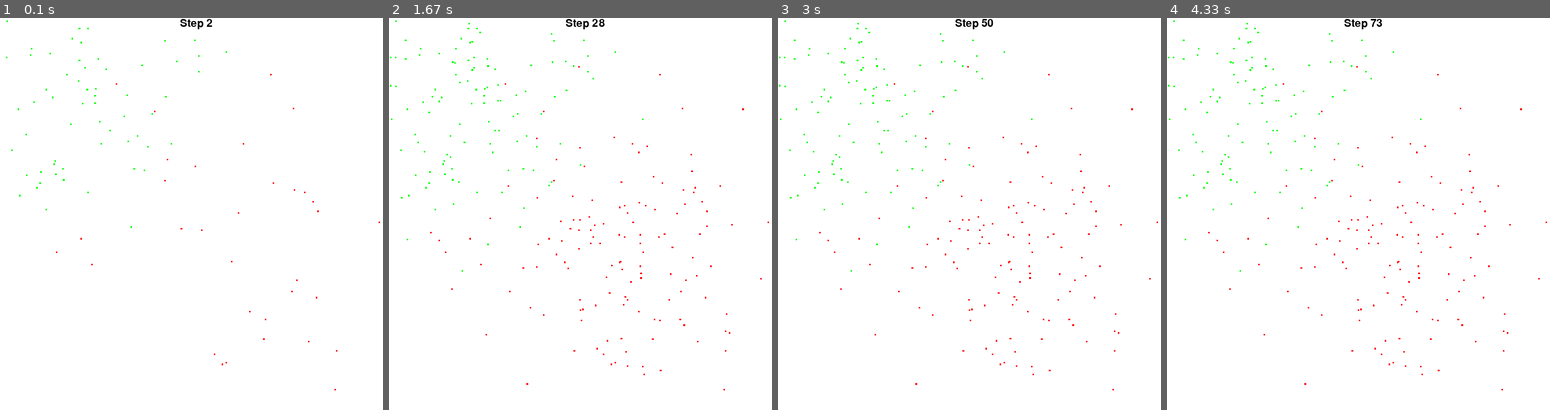
Above: before the commit, frames 1-4 (left to right).
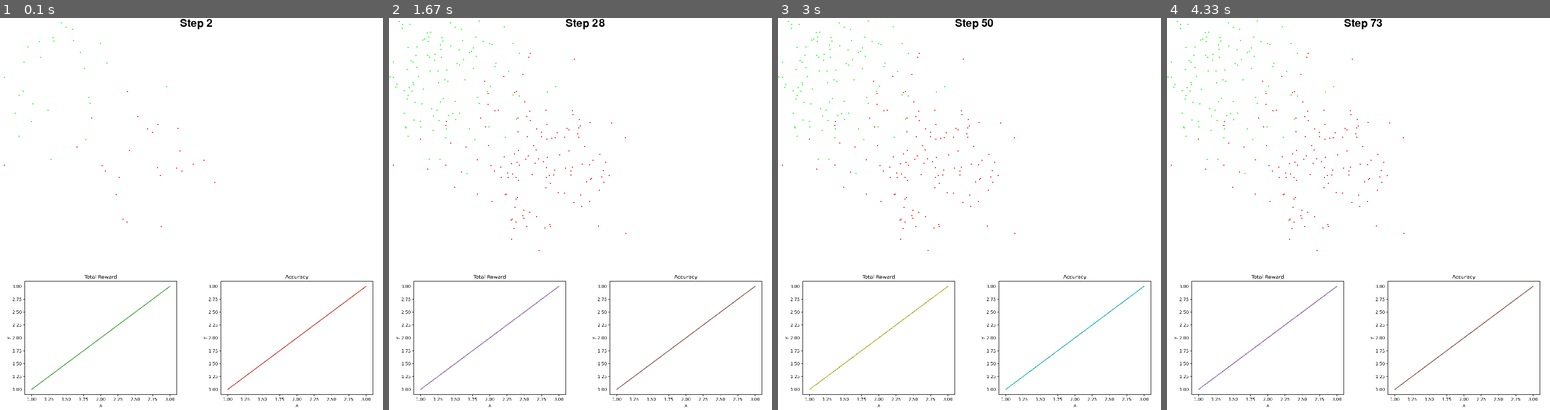
Above: after the commit, the same moments.

Repository: fccoelho/Dengue_Diagnostics
Game: pygame game, started from dengue_envs/envs/dengue_diagnostics.py
The game is run twice, just before and just after one commit, with the same random seed, the same clock (stepped at 60 frames per second) and the same inputs.
Inputs:
- Up to frame 1 (0.1 s): no input
- Up to frame 2 (1.67 s): no input
- Up to frame 3 (3 s): no input
- Up to frame 4 (4.33 s): no input

The runs differ from the first frame. In frame 1, 1.0% of the frame differs, in the area x 1-100%, y 0-100%; in frame 2, 1.4%, in the area x 0-100%, y 0-100%; in frame 3, 1.4%; in frame 4, 1.4%.

Commit message:
Added two plot windows

Diff:
--- a/dengue_envs/data/generator.py
+++ b/dengue_envs/data/generator.py
@@ -54,8 +54,8 @@
         self.chik_dist_y = st.distributions.norm(self.chik_center[1], self.chik_radius)
 
         # Cumulative Incidence curves
-        self.dengue_curve = self._get_epi_curve(R0=2.5)
-        self.chik_curve = self._get_epi_curve(R0=1.5)
+        self.dengue_curve = self._get_epi_curve(R0=1.5)
+        self.chik_curve = self._get_epi_curve(R0=1.2)
 
         self.case_series = []
         # Cases per day as a list of lists
@@ -69,7 +69,7 @@
 
 
 
-    def _get_epi_curve(self, I0=10, R0=2.5):
+    def _get_epi_curve(self, I0=10, R0=1.5):
         """
         Generate an epidemic curve
         returns the Infectious numbers per day
--- a/dengue_envs/envs/dengue_diagnostics.py
+++ b/dengue_envs/envs/dengue_diagnostics.py
@@ -9,6 +9,7 @@
 import pygame
 
 from dengue_envs.data.generator import World
+from dengue_envs.viz import lineplot
 from gymnasium import spaces
 
 
@@ -151,11 +152,15 @@
         self.screen = pygame.display.set_mode(
             size=(800, 800),
             depth=32,
+            flags= pygame.SCALED,
         )
         self.world_surface = pygame.Surface((self.world.size, self.world.size))
         self.world_surface.set_colorkey((0,0,0))
         self.dengue_group = CaseGroup('dengue', self.scaling_factor)
         self.chik_group = CaseGroup('chik', self.scaling_factor)
+
+        self.plot_surface1 = pygame.Surface((400, 300))
+        self.plot_surface2 = pygame.Surface((400, 300))
 
         if self.clock is None and self.render_mode == "human":
             self.clock = pygame.time.Clock()
@@ -354,13 +359,6 @@
                 spr.add(self.chik_group)
         self.chik_group.draw(self.world_surface)
 
-        # dsurf = pygame.surfarray.make_surface(dmap*255/dmap.max())
-        # dsurf.set_palette([(0,x,0) for x in range(0,256)]) # green pallete
-        # dsurf.set_colorkey((0,0,0)) # Makes surface where the color black is transparent
-        # csurf = pygame.surfarray.make_surface(cmap*255/cmap.max())
-        # csurf.set_palette([(x,0,0) for x in range(0,256)]) # red pallete
-        # csurf.set_colorkey((0,0,0))
-
         # Clear the screen
         self.screen.fill((255, 255, 255))
 
@@ -372,9 +370,19 @@
         self.screen.blit(
             timestep_display, (int((self.screen.get_width() - timestep_display.get_width()) / 2), 0)
         )
-        # self.screen.blit(dsurf,(0,0), special_flags=pygame.BLEND_ALPHA_SDL2)
+        # Plot learning metrics
+        plot1 = lineplot([1,2,3],[1,2,3], 'x', 'y', 'Total Reward')
+        plot2 = lineplot([1,2,3],[1,2,3], 'x', 'y', 'Accuracy')
+        self.plot_surface1.blit(pygame.transform.scale(pygame.image.load(plot1, 'PNG'),
+                                                       self.plot_surface1.get_rect().size), (0,0))
+        self.plot_surface2.blit(pygame.transform.scale(pygame.image.load(plot2, 'PNG'),
+                                                         self.plot_surface2.get_rect().size), (0,0))
+        self.screen.blit(self.plot_surface1,(0, 500), special_flags=pygame.BLEND_ALPHA_SDL2)
+        self.screen.blit(self.plot_surface2,(400, 500), special_flags=pygame.BLEND_ALPHA_SDL2)
+
         # self.screen.blit(csurf,(0,0), special_flags=pygame.BLEND_ALPHA_SDL2)
-        self.screen.blit(pygame.transform.scale(self.world_surface, self.screen.get_rect().size), (0,0))
+        self.screen.blit(self.world_surface, (0,0), special_flags=pygame.BLEND_ALPHA_SDL2)
+        # self.screen.blit(pygame.transform.scale(self.world_surface, self.screen.get_rect().size), (0,0))
         pygame.display.update()  # Update the display
 
 
--- /dev/null
+++ b/dengue_envs/viz.py
@@ -0,0 +1,31 @@
+"""
+Visualization functions compatible with Pygame
+"""
+import matplotlib.pyplot as plt
+import pygame
+import io
+
+
+def lineplot(x,y, xlabel, ylabel, title, *args, **kwargs):
+    """
+    Create a lineplot and return it as a stream
+    Args:
+        x:  x values
+        y:  y values
+        xlabel:
+        ylabel:
+        title:
+        *args:
+        **kwargs:
+
+    Returns:
+
+    """
+    plot_stream =  io.BytesIO()
+    plt.plot(x,y, *args, **kwargs)
+    plt.xlabel(xlabel)
+    plt.ylabel(ylabel)
+    plt.title(title)
+    plt.savefig(plot_stream, format='png',dpi=300)
+    plot_stream.seek(0)
+    return plot_stream
Not shown, added: dengue_envs/envs/README.md
